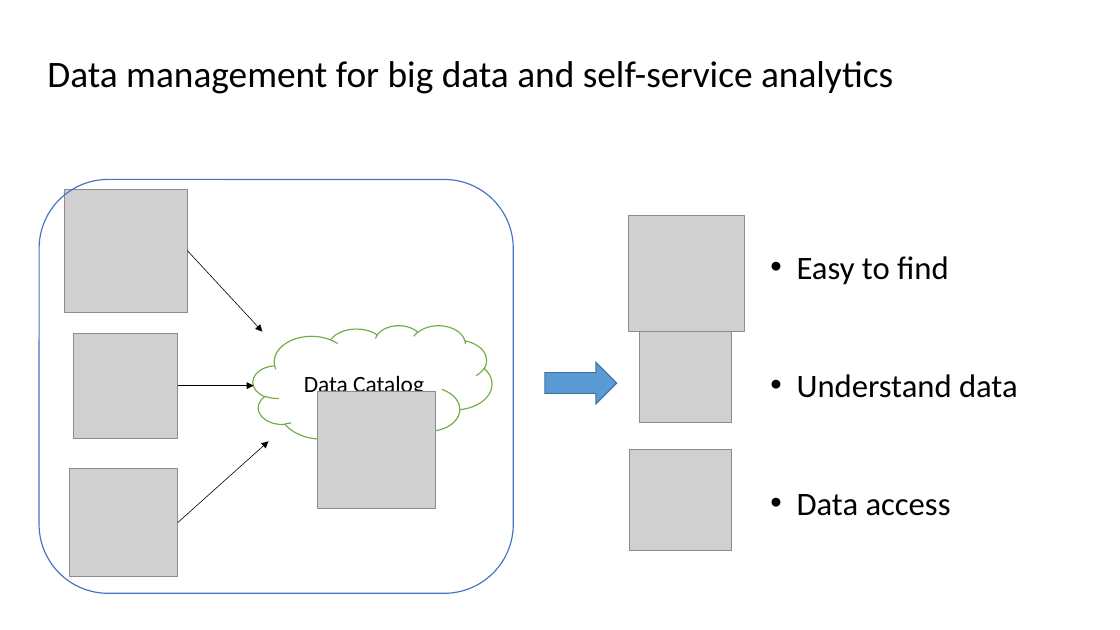
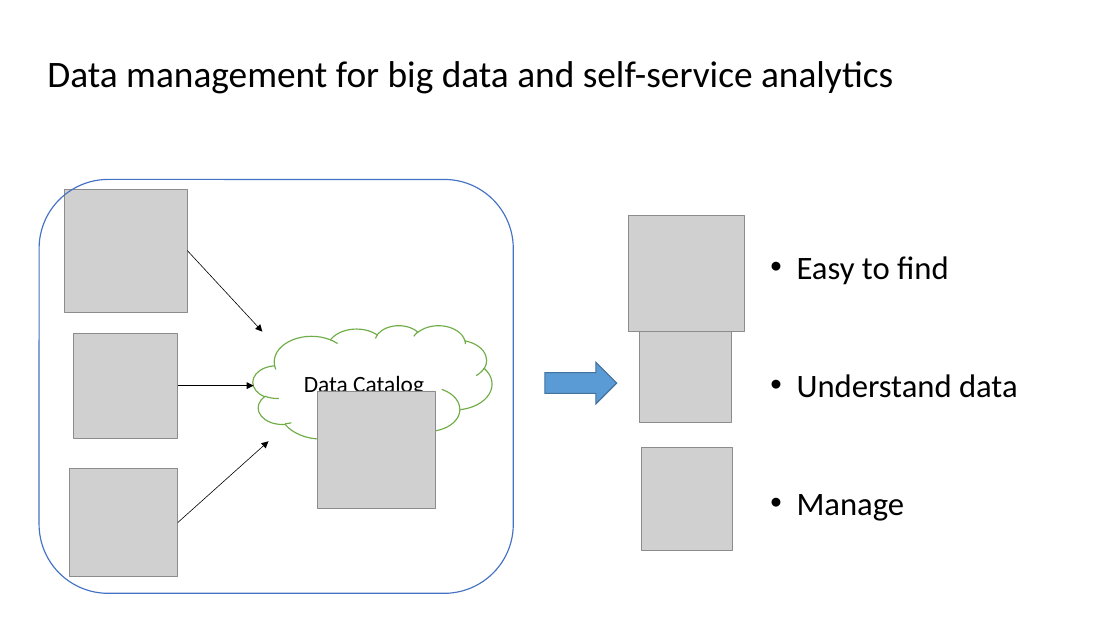
Before and after one commit to WuBenson/DataCatalog, a slide deck: slide 3 of Data Catalog.pptx. Drawn at 1120x630 pixels with LibreOffice and Linux fonts; fonts in the diff are those of the drawing; grey boxes stand for pictures. Boxes give left, top, right and bottom in pixels: in the first picture for what was removed or moved away, otherwise in the second. Text is boxed around its words. In the diff, an @@ line names an element or a change of style, - is before the commit and + after.

```diff
--- a/Data Catalog.pptx
+++ b/Data Catalog.pptx
@@ picture: place and size @@
-picture at <box>630,450,732,551</box>
+picture at <box>641,448,733,550</box>
@@ text at <box>797,494,905,521</box>: text changed @@
-• Data access
+• Manage
```
Also in this commit, not shown: 1 other slide changed, 10 slides added.
